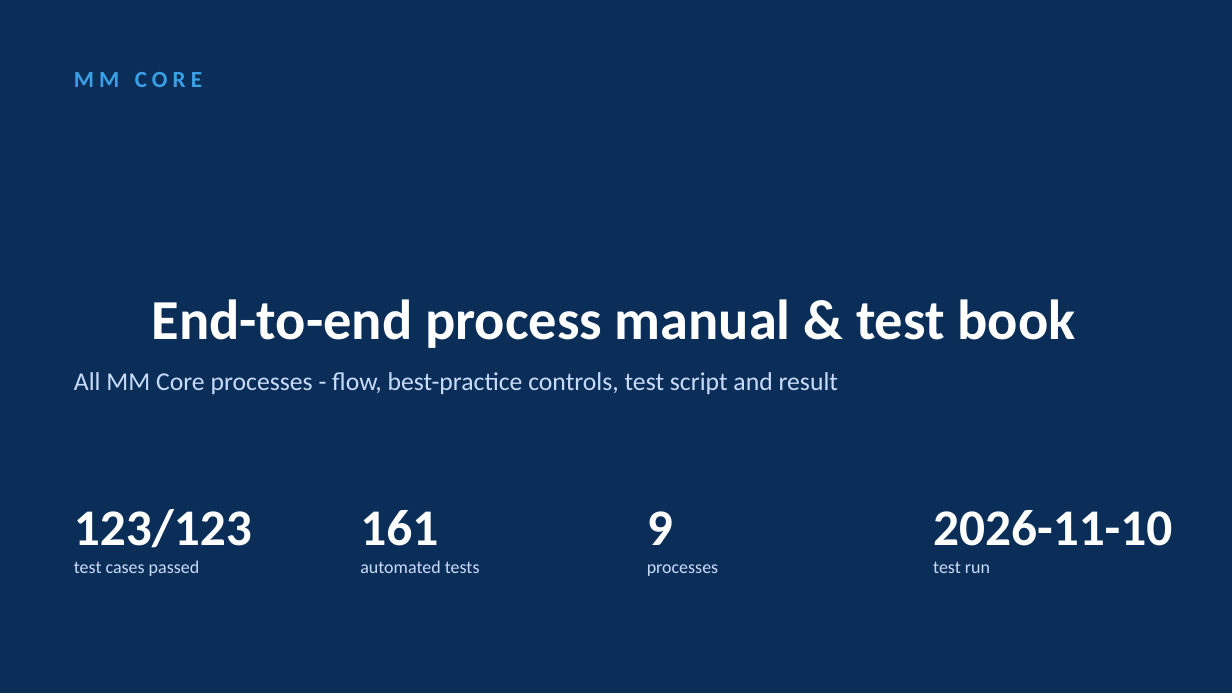
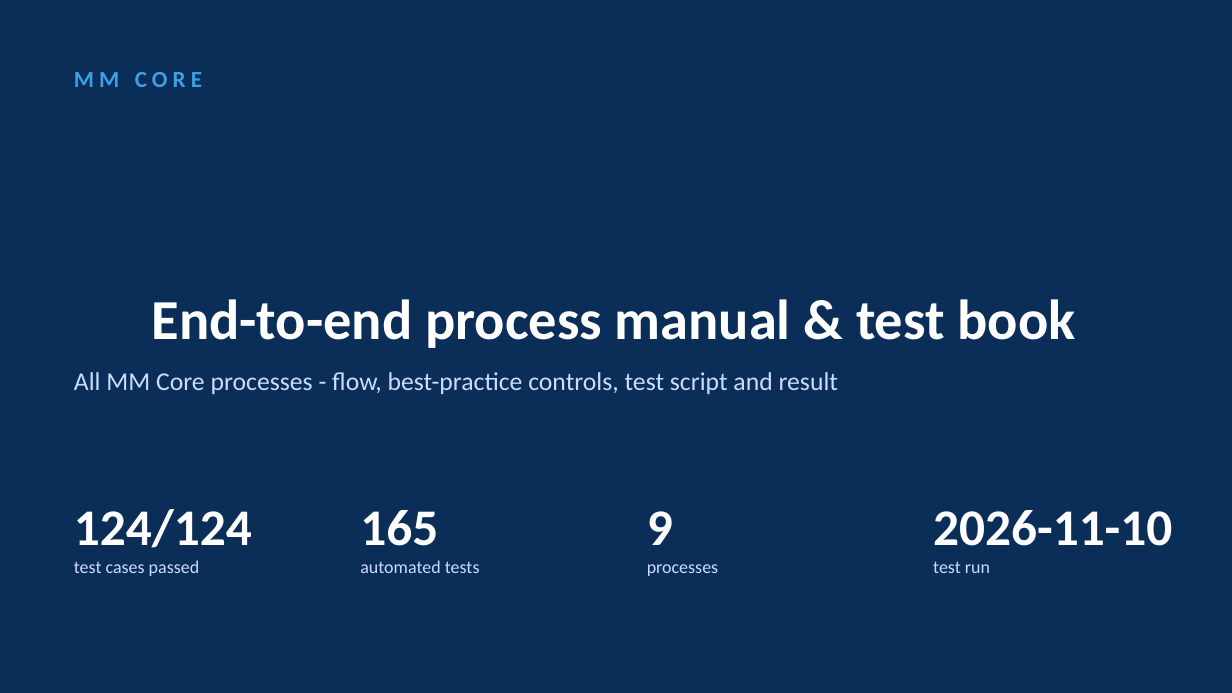
Before and after one commit to coolman1984/AI, a slide deck: slide 1 of web/static/manuals/MM_Core_Process_Test_Book.pptx. Drawn at 1232x693 pixels with LibreOffice and Linux fonts; fonts in the diff are those of the drawing. Boxes give left, top, right and bottom in pixels: in the first picture for what was removed or moved away, otherwise in the second. Text is boxed around its words. In the diff, an @@ line names an element or a change of style, - is before the commit and + after.

```diff
--- a/web/static/manuals/MM_Core_Process_Test_Book.pptx
+++ b/web/static/manuals/MM_Core_Process_Test_Book.pptx
@@ text at [74, 509, 252, 548]: text changed @@
-123/123
+124/124
@@ text at [360, 510, 438, 546]: text changed @@
-161
+165
```
Also in this commit, not shown: 37 other slides changed, 26 other files.
